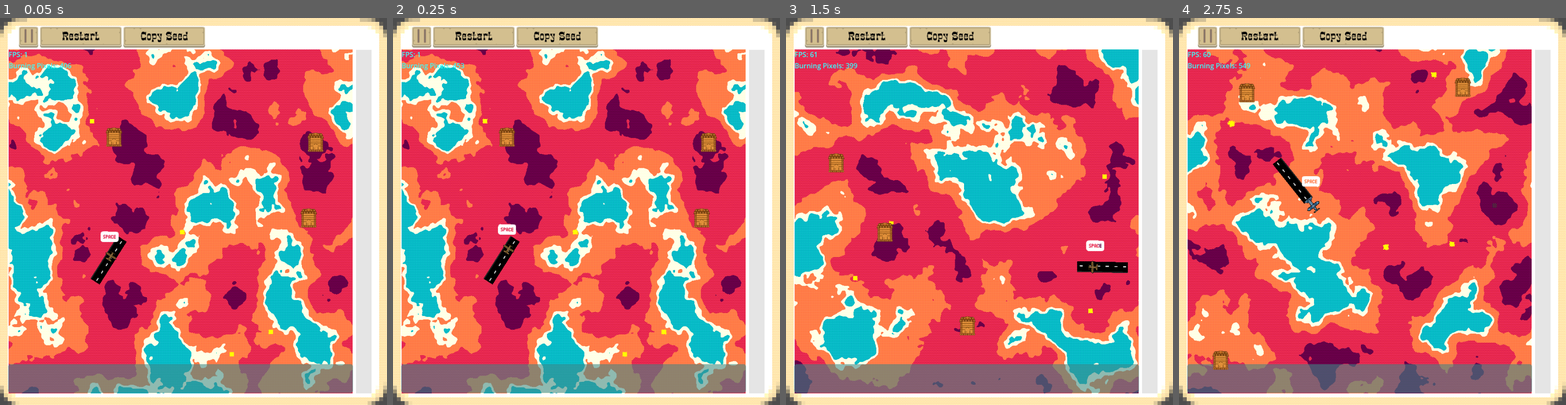
Above: before the commit, frames 1-4 (left to right).
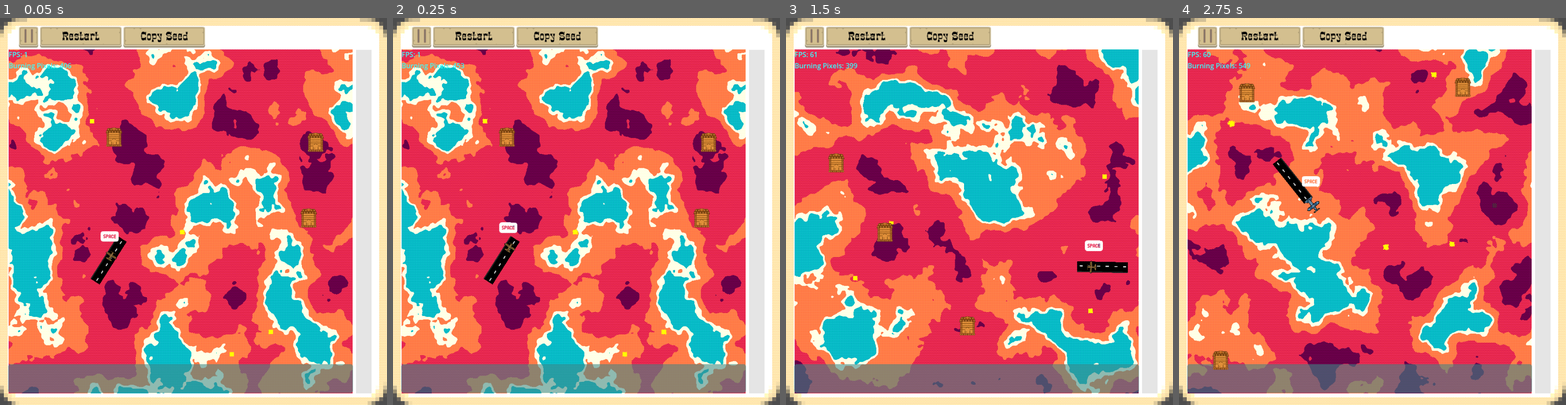
Above: after the commit, the same moments.

Repository: Levartar/2025-Brackeys-Game-Jam
Game: Godot game, scene res://scenes/game.tscn
Two runs of this game, one before a commit and one after it. Both use one fixed random seed, a clock stepped at 60 frames per second and the inputs below.
Inputs:
- Up to frame 1 (0.05 s): no input
- Up to frame 2 (0.25 s): no input
- Up to frame 3 (1.5 s): click "Restart" at 0.5 s; click "Restart" at 1.25 s
- Up to frame 4 (2.75 s): click "Restart" at 2 s

The runs differ from the first frame. In frame 1, less than 0.1% of the frame differs, in the area x 26-31%, y 55-63%; in frame 2, 0.2%, in the area x 27-33%, y 52-62%; in frame 3, 0.1%; in frame 4, nothing differs.

Commit message:
tweaked plane values

Diff:
--- a/scripts/plane.gd
+++ b/scripts/plane.gd
@@ -5,6 +5,8 @@
 @export var type: PlaneType = PlaneType.Standard
 @export var speed: int = 400
 @export var rotation_speed: float = 1.5
+@export var speed_values = {"Standard": 120, "Bomber": 70, "Laser": 100}
+@export var rotation_values = {"Standard": 2.0, "Bomber": 1.2, "Laser": 1.5}
 @export var cooldown_values = {"Standard": 1.5, "Bomber": 1.5, "Laser": 0.0}
 @export var depletion_values = {"Standard": 80.0, "Bomber": 33.34, "Laser": 10.0}
 @export var is_test: bool = false # TODO: make sure is set to false in godot before release
@@ -126,14 +128,20 @@
 func set_type(new_type: PlaneType) -> void:
   type = new_type
   if new_type == PlaneType.Standard:
+    speed = speed_values["Standard"]
+    rotation_speed = rotation_values["Standard"]
     cooldown = cooldown_values["Standard"]
     sprite.texture = texture_standard
     audio_player.stream = sfx_standard
   elif new_type == PlaneType.Bomber:
+    speed = speed_values["Bomber"]
+    rotation_speed = rotation_values["Bomber"]
     cooldown = cooldown_values["Bomber"]
     sprite.texture = texture_bomber
     audio_player.stream = sfx_bomber
   elif new_type == PlaneType.Laser:
+    speed = speed_values["Laser"]
+    rotation_speed = rotation_values["Laser"]
     cooldown = cooldown_values["Laser"]
     sprite.texture = texture_laser
     audio_player.stream = sfx_laser
